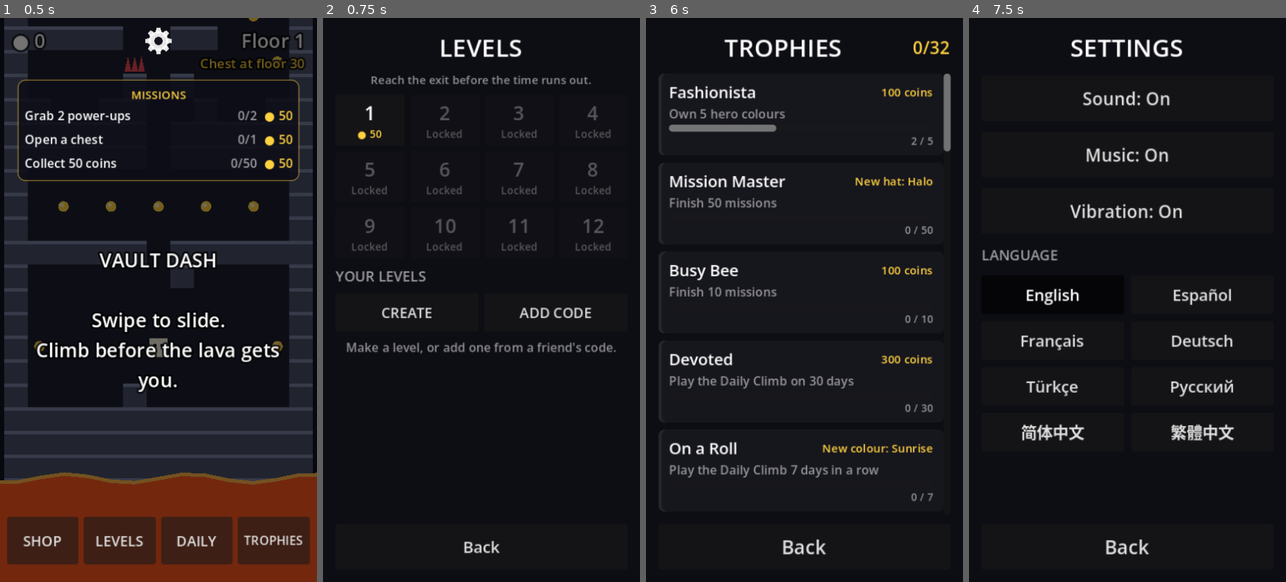
Above: before the commit, frames 1-4 (left to right).
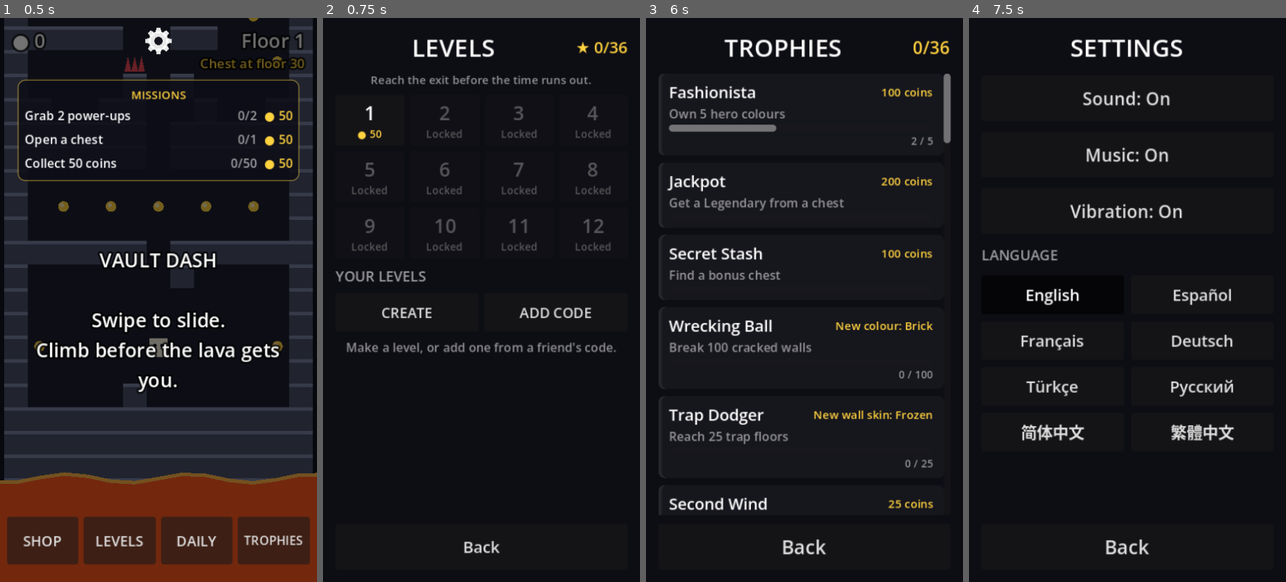
Above: after the commit, the same moments.

Repository: erelcaferm/vault-dash
Game: Godot game, scene res://scenes/main.tscn
Two runs of this game, one before a commit and one after it. Both use one fixed random seed, a clock stepped at 60 frames per second and the inputs below.
Inputs (mouse positions are in pixels of both pictures, inside the frame that each line leads up to):
- Up to frame 1 (0.5 s): no input
- Up to frame 2 (0.75 s): click "LEVELS" at 0.5 s
- Up to frame 3 (6 s): click (804, 113) at 1.27 s; click (804, 142) at 2.02 s; click (804, 164) at 2.77 s; click "SHOP" at 3.5 s; click "DAILY" at 4.25 s; click "ENDLESS" at 5 s; click "TROPHIES" at 5.75 s
- Up to frame 4 (7.5 s): click "Back" at 6.5 s; click (1127, 40) at 7.25 s

Frame 1 is identical in both runs. In frame 2, 0.8% of the frame differs, in the area x 28-96%, y 3-8%; in frame 3, 7.7%, in the area x 6-97%, y 4-88%; in frame 4, less than 0.1%.

Commit message:
Add stars to the handmade levels, with level trophies
Up to 3 stars per level: clear it, beat its par time, grab every coin.
Four new trophies for levels and stars; all 36 stars give the Starlight hero.

Co-Authored-By: Claude Opus 5.5 (1M context) <noreply@anthropic.com>
Claude-Session: https://claude.ai/code/session_012HmKL1m49VtDJvmPDdVVsr

Diff:
--- a/scripts/achievements.gd
+++ b/scripts/achievements.gd
@@ -46,6 +46,11 @@
 	# Missions
 	{"id": "busy_bee", "name": "Busy Bee", "desc": "Finish 10 missions", "stat": "missions_done", "goal": 10, "coins": 100},
 	{"id": "mission_master", "name": "Mission Master", "desc": "Finish 50 missions", "stat": "missions_done", "goal": 50, "item": ["hat", "halo"]},
+	# Levels
+	{"id": "maze_runner", "name": "Maze Runner", "desc": "Clear 6 levels", "stat": "levels_cleared", "goal": 6, "coins": 100},
+	{"id": "level_master", "name": "Level Master", "desc": "Clear all 12 levels", "stat": "levels_cleared", "goal": 12, "coins": 300},
+	{"id": "star_collector", "name": "Star Collector", "desc": "Earn 18 level stars", "stat": "level_stars", "goal": 18, "coins": 200},
+	{"id": "perfectionist", "name": "Perfectionist", "desc": "Earn all 36 level stars", "stat": "level_stars", "goal": 36, "item": ["hero", "starlight"]},
 	# Collecting
 	{"id": "fashionista", "name": "Fashionista", "desc": "Own 5 hero colours", "stat": "heroes_owned", "goal": 5, "coins": 100},
 ]
--- a/scripts/levels.gd
+++ b/scripts/levels.gd
@@ -287,6 +287,25 @@
 ]
 
 
+## Stars: one for clearing a level, one for clearing it within its par
+## time, and one for grabbing every coin on the way. Stars are kept as bits,
+## and the best of every run counts, so they can be earned on different runs.
+const STAR_CLEAR := 1
+const STAR_PAR := 2
+const STAR_COINS := 4
+const STARS_PER_LEVEL := 3
+
+
+## The time to beat for the second star: a second and a half per move of
+## the shortest solution, plus 5 seconds to look around.
+static func par(i: int) -> int:
+	return int(LEVELS[i].moves * 1.5) + 5
+
+
+static func star_count(bits: int) -> int:
+	return (bits & STAR_CLEAR) + ((bits & STAR_PAR) >> 1) + ((bits & STAR_COINS) >> 2)
+
+
 ## Level `i` as {name, time, rows}, ready to play.
 static func level(i: int) -> Dictionary:
 	var l: Dictionary = LEVELS[i]
--- a/scripts/levels_screen.gd
+++ b/scripts/levels_screen.gd
@@ -13,6 +13,7 @@
 
 var game
 var _grid: GridContainer
+var _star_total: Label
 var _list: VBoxContainer
 var _code_panel: PanelContainer
 var _code_title: Label
@@ -41,7 +42,13 @@
 	column.add_theme_constant_override("separation", 8)
 	margin.add_child(column)
 
-	column.add_child(_label("LEVELS", 28))
+	var header := HBoxContainer.new()
+	column.add_child(header)
+	var title := _label("LEVELS", 28)
+	title.size_flags_horizontal = SIZE_EXPAND_FILL
+	header.add_child(title)
+	_star_total = _label("", 18, GOLD)
+	header.add_child(_star_total)
 	column.add_child(_label("Reach the exit before the time runs out.", 13, DIM))
 	_grid = GridContainer.new()
 	_grid.columns = 4
@@ -80,6 +87,7 @@
 
 
 func _refresh() -> void:
+	_star_total.text = "★ %d/%d" % [game.total_stars(), Levels.LEVELS.size() * Levels.STARS_PER_LEVEL]
 	for c in _grid.get_children():
 		c.queue_free()
 	for i in Levels.LEVELS.size():
@@ -110,7 +118,7 @@
 	box.add_child(_label(str(i + 1), 22, Color.WHITE if unlocked else Color(1, 1, 1, 0.3)))
 	var sub: Label
 	if cleared:
-		sub = _label("%.1f s" % game.level_times.get(i, 0.0), 12, DONE)
+		sub = _label(game.stars_text(i), 14, GOLD)
 	elif unlocked:
 		var reward: Dictionary = Levels.LEVELS[i].reward
 		sub = _label("● %d" % reward.coins if reward.has("coins") else tr("Skin"), 12, GOLD)
--- a/scripts/main.gd
+++ b/scripts/main.gd
@@ -194,6 +194,7 @@
 var level_coins := 0             # coins in the level when it started
 var levels_cleared: Array = []   # saved; campaign levels cleared
 var level_times := {}            # saved; best time per campaign level
+var level_stars := {}            # saved; star bits per campaign level (see levels.gd)
 var custom_levels: Array = []    # saved; codes of levels made or added by the player
 var levels_screen: Control
 var level_editor: Control
@@ -1254,6 +1255,10 @@
 			return best_floor
 		"daily_streak":
 			return daily_streak
+		"levels_cleared":
+			return levels_cleared.size()
+		"level_stars":
+			return total_stars()
 		"heroes_owned":
 			var n := 0
 			for item in Skins.HERO:
@@ -1620,6 +1625,7 @@
 		missions = cfg.get_value("missions", "active", [])
 		levels_cleared = cfg.get_value("levels", "cleared", [])
 		level_times = cfg.get_value("levels", "times", {})
+		level_stars = cfg.get_value("levels", "stars", {})
 		custom_levels = cfg.get_value("levels", "custom", [])
 
 
@@ -1637,6 +1643,7 @@
 	cfg.set_value("missions", "active", missions)
 	cfg.set_value("levels", "cleared", levels_cleared)
 	cfg.set_value("levels", "times", level_times)
+	cfg.set_value("levels", "stars", level_stars)
 	cfg.set_value("levels", "custom", custom_levels)
 	cfg.set_value("secret", "meter", trap_meter)
 	cfg.set_value("secret", "chest_owed", bonus_chest_owed)
@@ -1908,9 +1915,23 @@
 	return level.name if level.name != "" else tr("Untitled level")
 
 
+func total_stars() -> int:
+	var n := 0
+	for i in level_stars:
+		n += Levels.star_count(level_stars[i])
+	return n
+
+
+## "★★☆" for a campaign level's best.
+func stars_text(i: int) -> String:
+	var n := Levels.star_count(level_stars.get(i, 0))
+	return "★".repeat(n) + "☆".repeat(Levels.STARS_PER_LEVEL - n)
+
+
 func _level_best_text() -> String:
 	var text := tr("Time limit: %s") % _clock(level.time)
 	if level_source == "campaign":
+		text += "\n" + tr("★ Under %d s   ★ Every coin") % Levels.par(level_index)
 		var best: float = level_times.get(level_index, 0.0)
 		if best > 0.0:
 			text += "\n" + tr("Best: %.1f s") % best
@@ -1970,6 +1991,16 @@
 	var lines: Array = [tr("LEVEL CLEAR!"), "%s   ● %d/%d" % [tr("%.1f seconds") % elapsed, run_coins, level_coins]]
 	match level_source:
 		"campaign":
+			var earned := Levels.STAR_CLEAR
+			if elapsed <= Levels.par(level_index):
+				earned |= Levels.STAR_PAR
+			if run_coins >= level_coins:
+				earned |= Levels.STAR_COINS
+			var had: int = level_stars.get(level_index, 0)
+			level_stars[level_index] = had | earned
+			lines[0] = "%s   %s" % [tr("LEVEL CLEAR!"), "★".repeat(Levels.star_count(earned)) + "☆".repeat(Levels.STARS_PER_LEVEL - Levels.star_count(earned))]
+			if (had | earned) != had and had != 0:
+				lines.append(tr("New star!"))
 			var best: float = level_times.get(level_index, 0.0)
 			if best == 0.0 or elapsed < best:
 				level_times[level_index] = snappedf(elapsed, 0.1)
@@ -1980,6 +2011,7 @@
 				var reward: Dictionary = Levels.LEVELS[level_index].reward
 				_grant_level_reward(reward)
 				lines.append(tr("Reward: %s") % Achievements.reward_text(reward))
+			check_achievements()
 			_save()
 		"test":
 			level_editor.mark_tested()
--- a/scripts/skins.gd
+++ b/scripts/skins.gd
@@ -27,6 +27,7 @@
 	{"id": "speedster", "name": "Speedster", "price": -1, "achievement": "speedrunner", "color": Color("ffe94d"), "glow": Color(1.0, 0.6, 0.0, 0.35)},
 	{"id": "ghost", "name": "Ghost", "price": -1, "achievement": "never_give_up", "color": Color(0.85, 0.9, 1.0, 0.55)},
 	{"id": "sunrise", "name": "Sunrise", "price": -1, "achievement": "week_streak", "color": Color("ff8f5e"), "glow": Color(1.0, 0.75, 0.3, 0.4)},
+	{"id": "starlight", "name": "Starlight", "price": -1, "achievement": "perfectionist", "color": Color("fff3a8"), "glow": Color(1.0, 0.95, 0.5, 0.5)},
 	{"id": "pathfinder", "name": "Pathfinder", "price": -1, "level": 3, "color": Color("2ec4b6"), "glow": Color(0.2, 0.9, 0.8, 0.35)},
 	{"id": "brick", "name": "Brick", "price": -1, "achievement": "wrecking_ball", "color": Color("b5523b")},
 ]
--- a/tests/test_levels.gd
+++ b/tests/test_levels.gd
@@ -54,6 +54,17 @@
 	_expect(game.level_times.get(0, 0.0) > 0.0, "the best time is kept")
 	await _play_campaign(game, 0)
 	_expect(game.total_coins == coins + Levels.LEVELS[0].reward.coins, "the reward is paid only once")
+	# Stars: the bot is fast enough for par. Whether it passes every coin
+	# depends on which shortest route the solver picks, so that star isn't checked.
+	var bits: int = game.level_stars.get(0, 0)
+	_expect(bits & Levels.STAR_CLEAR and bits & Levels.STAR_PAR, "a fast clear earns the clear and par stars")
+	_expect(game.total_stars() == Levels.star_count(bits), "stars add up")
+	game.level_stars[5] = Levels.STAR_CLEAR | Levels.STAR_COINS
+	_expect(game.stars_text(5) == "★★☆" and game.total_stars() == Levels.star_count(bits) + 2, "stars show as filled and empty")
+	game.level_stars.erase(5)
+	_expect(Levels.par(0) == int(Levels.LEVELS[0].moves * 1.5) + 5, "par comes from the shortest solution")
+	for i in Levels.LEVELS.size():
+		_expect(Levels.par(i) < Levels.LEVELS[i].time, "level %d's par is inside its time limit" % (i + 1))
 	# Level 3 gives a skin.
 	game.levels_cleared.append(1)
 	await _play_campaign(game, 2)
@@ -148,6 +159,15 @@
 	var first := Levels.level(0)
 	_expect(LevelCode.decode(_old_code(first)).rows == first.rows, "an old 13 x 18 code still loads")
 
+	# All 36 stars unlock the Perfectionist trophy and its hero.
+	for i in Levels.LEVELS.size():
+		game.level_stars[i] = 7
+		if not game.levels_cleared.has(i):
+			game.levels_cleared.append(i)
+	game.check_achievements()
+	_expect(game.unlocked.has("perfectionist") and game.unlocked.has("level_master"), "level trophies unlock")
+	_expect(game.owned.has("starlight"), "Perfectionist gives the Starlight hero")
+
 	DirAccess.remove_absolute(ProjectSettings.globalize_path(SAVE))
 	print("PASS: levels, codes, timer, rewards and editor" if failures == 0 else "FAIL: %d level checks" % failures)
 	quit(1 if failures else 0)
--- a/translations/strings.csv
+++ b/translations/strings.csv
@@ -232,7 +232,6 @@
 Sure?,Sure?,¿Seguro?,Sûr ?,Sicher?,Emin misin?,Точно?,确定？,確定？
 Locked,Locked,Bloqueado,Verrouillé,Gesperrt,Kilitli,Закрыт,未解锁,未解鎖
 Skin,Skin,Aspecto,Skin,Skin,Görünüm,Скин,皮肤,造型
-%.1f s,%.1f s,%.1f s,%.1f s,%.1f s,%.1f sn,%.1f с,%.1f秒,%.1f秒
 Broken level,Broken level,Nivel dañado,Niveau cassé,Kaputtes Level,Bozuk bölüm,Уровень повреждён,关卡已损坏,關卡已損壞
 Untitled level,Untitled level,Nivel sin nombre,Niveau sans nom,Level ohne Namen,İsimsiz bölüm,Уровень без названия,未命名关卡,未命名關卡
 Send this code to a friend. They add it with ADD CODE.,Send this code to a friend. They add it with ADD CODE.,Envía est …(339 unchanged characters)…
@@ -295,3 +294,14 @@
 That's the biggest size,That's the biggest size,Ese es el tamaño máximo,C'est la taille maximale,Größer geht nicht,En büyük boyut bu,Больше нельзя,已是最大尺寸,已是最大尺寸
 That's the smallest size,That's the smallest size,Ese es el tamaño mínimo,C'est la taille minimale,Kleiner geht nicht,En küçük boyut bu,Меньше нельзя,已是最小尺寸,已是最小尺寸
 Music: %s,Music: %s,Música: %s,Musique : %s,Musik: %s,Müzik: %s,Музыка: %s,音乐：%s,音樂：%s
+★ Under %d s   ★ Every coin,★ Under %d s   ★ Every coin,★ Menos de %d s   ★ Todas las monedas,★ Moins de %d s   ★ Toutes les pièces,★ Unter %d s   ★ Alle Münzen,★ %d sn altında   ★ Tüm altınlar,★ Быстрее %d с   ★ Все монеты,★ %d秒内   ★ 全部金币,★ %d秒內   ★ 全部金幣
+New star!,New star!,¡Nueva estrella!,Nouvelle étoile !,Neuer Stern!,Yeni yıldız!,Новая звезда!,新星星！,新星星！
+Maze Runner,Maze Runner,Corredor del laberinto,Coureur de labyrinthe,Labyrinthläufer,Labirent Koşucusu,Бегун по лабиринту,迷宫跑者,迷宮跑者
+Clear 6 levels,Clear 6 levels,Supera 6 niveles,Réussis 6 niveaux,Schaffe 6 Level,6 bölüm geç,Пройди 6 уровней,通过6关,通過6關
+Level Master,Level Master,Maestro de niveles,Maître des niveaux,Levelmeister,Bölüm Ustası,Мастер уровней,关卡大师,關卡大師
+Clear all 12 levels,Clear all 12 levels,Supera los 12 niveles,Réussis les 12 niveaux,Schaffe alle 12 Level,12 bölümün hepsini geç,Пройди все 12 уровней,通过全部12关,通過全部12關
+Star Collector,Star Collector,Coleccionista de estrellas,Collectionneur d'étoiles,Sternensammler,Yıldız Koleksiyoncusu,Собиратель звёзд,集星者,集星者
+Earn 18 level stars,Earn 18 level stars,Consigue 18 estrellas de nivel,Gagne 18 étoiles de niveau,Verdiene 18 Levelsterne,18 bölüm yıldızı kazan,Получи 18 звёзд за уровни,获得18颗关卡星星,獲得18顆關卡星星
+Perfectionist,Perfectionist,Perfeccionista,Perfectionniste,Perfektionist,Mükemmeliyetçi,Перфекционист,完美主义者,完美主義者
+Earn all 36 level stars,Earn all 36 level stars,Consigue las 36 estrellas de nivel,Gagne les 36 étoiles de niveau,Verdiene alle 36 Levelsterne,36 bölüm yıldızının hepsini kazan,Получи все 36 звёзд за уровни,获得全部36颗关卡星星,獲得全部36顆關卡星星
+Starlight,Starlight,Luz estelar,Lumière d'étoile,Sternenlicht,Yıldız Işığı,Звёздный свет,星光,星光
